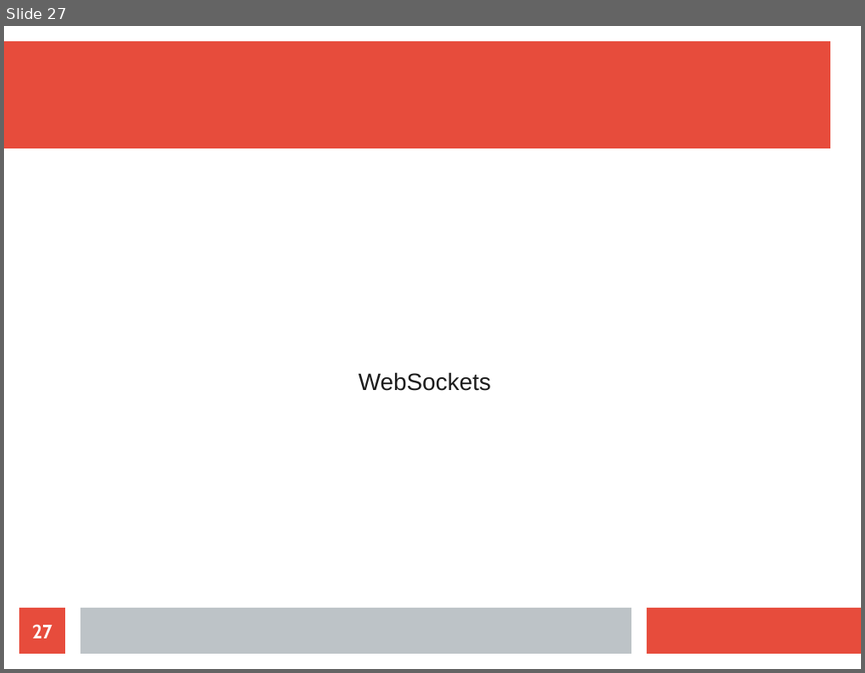
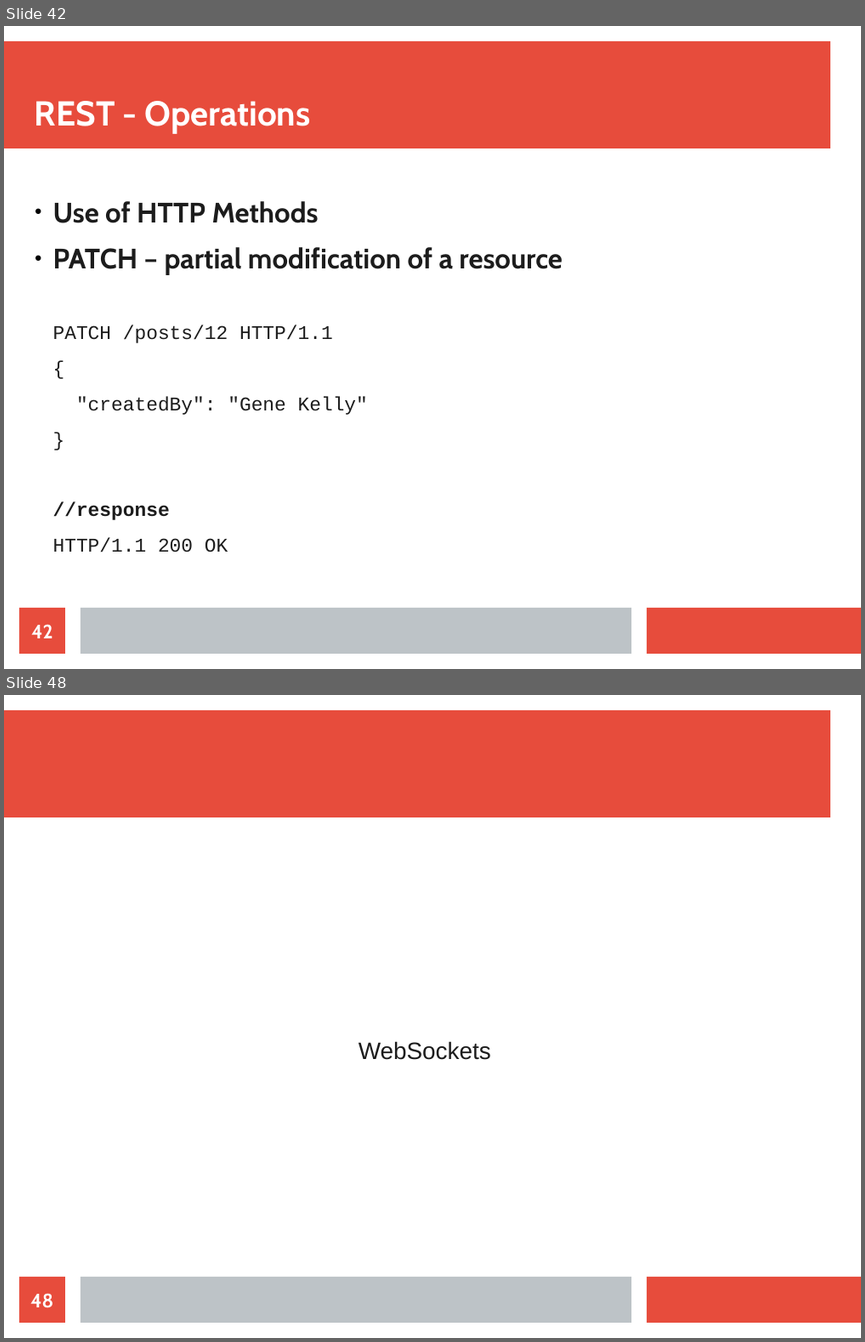
Before and after one commit to maxotta/pia-labs, a slide deck: lectures/ws_wsockets/ws_wsockets.odp. Shown one above the other, each under a label of ours: slide 27 before the commit, slides 42 and 48 after it; the slides between them are not shown. The pictures are 865x673 and 865x1342 pixels, drawn with LibreOffice and Linux fonts; fonts in the diff are those of the drawing. Boxes give left, top, right and bottom in pixels: in the first picture for what was removed or moved away, otherwise in the second. Text is boxed around its words. In the diff, an @@ line names an element or a change of style, - is before the commit and + after.

```diff
--- a/lectures/ws_wsockets/ws_wsockets.odp
+++ b/lectures/ws_wsockets/ws_wsockets.odp
@@ slide 42 added at <box>4,26,861,669</box>, background #FFFFFF; not listed: 3 template elements that a slide beside it also shows @@
@@ title added at <box>35,101,311,134</box>, 32 pt, text #FFFFFF, bold @@
+REST - Operations
@@ text added at <box>53,201,562,552</box>, 18 pt, text #1C1C1C, bold @@
+● Use of HTTP Methods
+● PATCH – partial modification of a resource
+PATCH /posts/12 HTTP/1.1
+{
+"createdBy": "Gene Kelly"
+}
+//response
+HTTP/1.1 200 OK
@@ page number added at <box>19,607,65,653</box>, fill #E74C3C, 18 pt, text #FFFFFF, bold @@
+42
@@ what was slide 27 is now slide 48 @@
@@ page number at <box>30,1293,53,1308</box>: text changed @@
-27
+48
```
Also in this commit, not shown: 20 other slides added.
